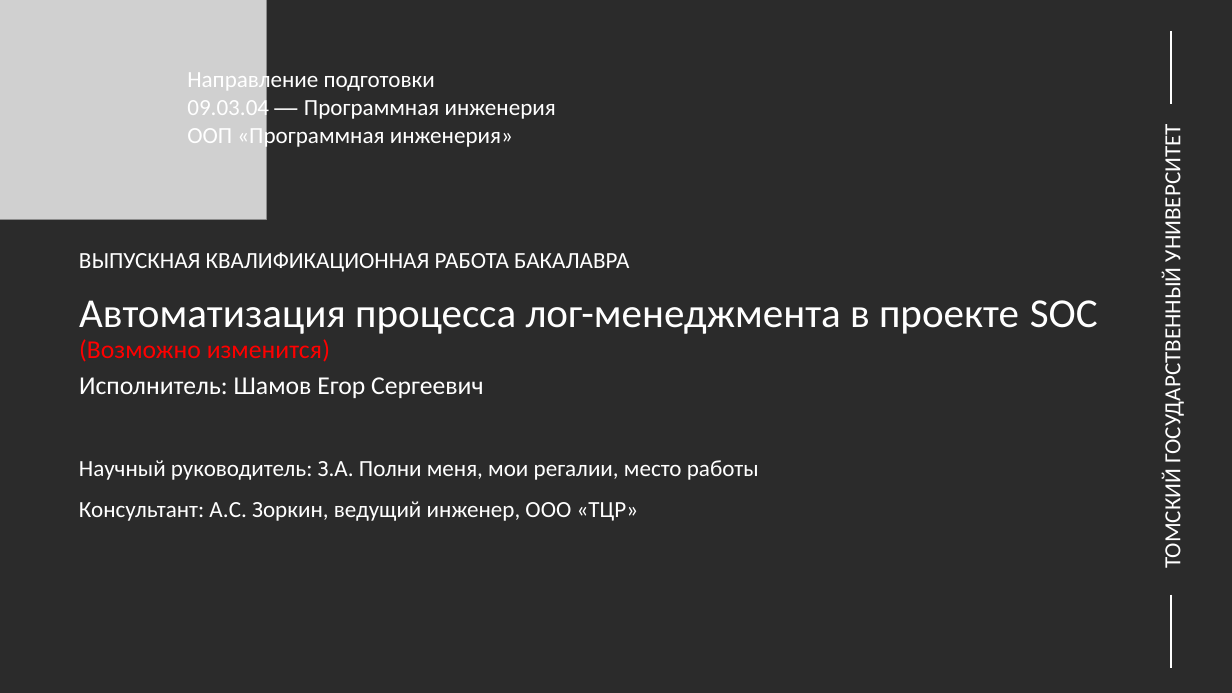
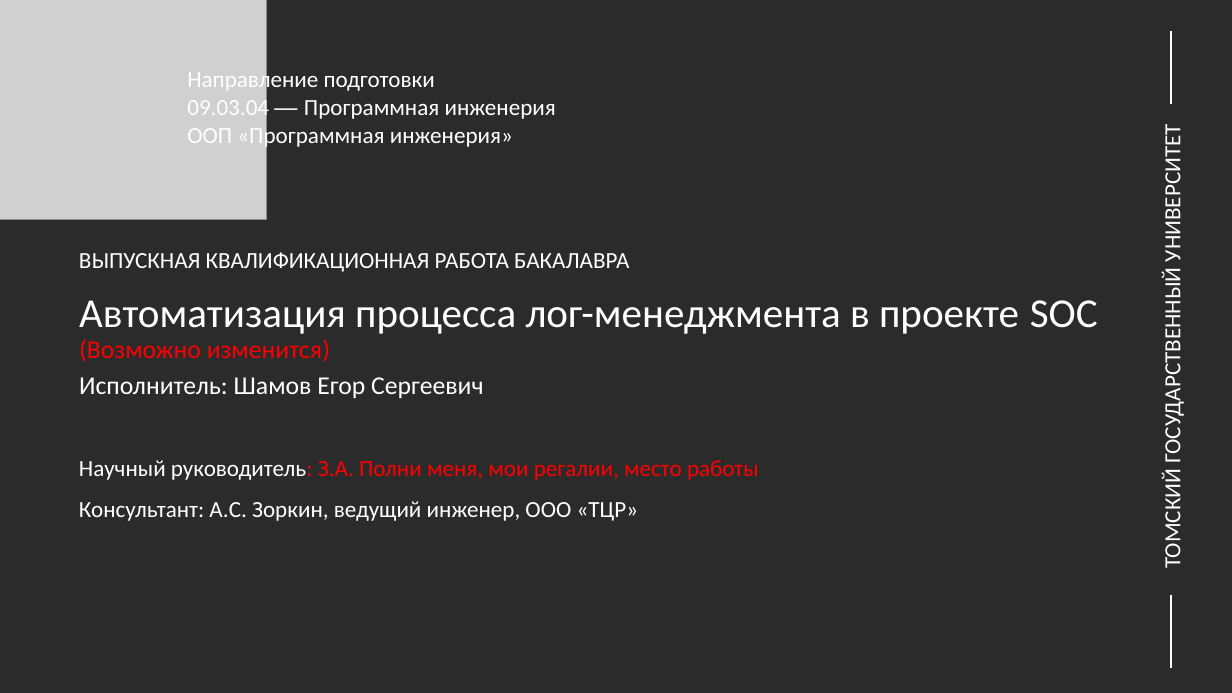
Before and after one commit to shameoff/GraduateWork, a slide deck: slide 1 of Презентация ВКР (в шаблоне).pptx. Drawn at 1232x693 pixels with LibreOffice and Linux fonts; fonts in the diff are those of the drawing; grey boxes stand for pictures; background and template pictures are left out; a plain dark background stands for a picture behind light text. Boxes give left, top, right and bottom in pixels: in the first picture for what was removed or moved away, otherwise in the second. Text is boxed around its words. In the diff, an @@ line names an element or a change of style, - is before the commit and + after.

```diff
--- a/Презентация ВКР (в шаблоне).pptx
+++ b/Презентация ВКР (в шаблоне).pptx
@@ text "Научный руководитель: З.А. Полни меня, ..." at bbox=[79, 460, 759, 480]: text colour #FFFFFF to #FF0000 in "руководитель: З.А. Полни меня, мои регалии, место ..." @@
```
Also in this commit, not shown: 11 other slides changed, 5 slides added, 9 slides removed, 2 other files.
